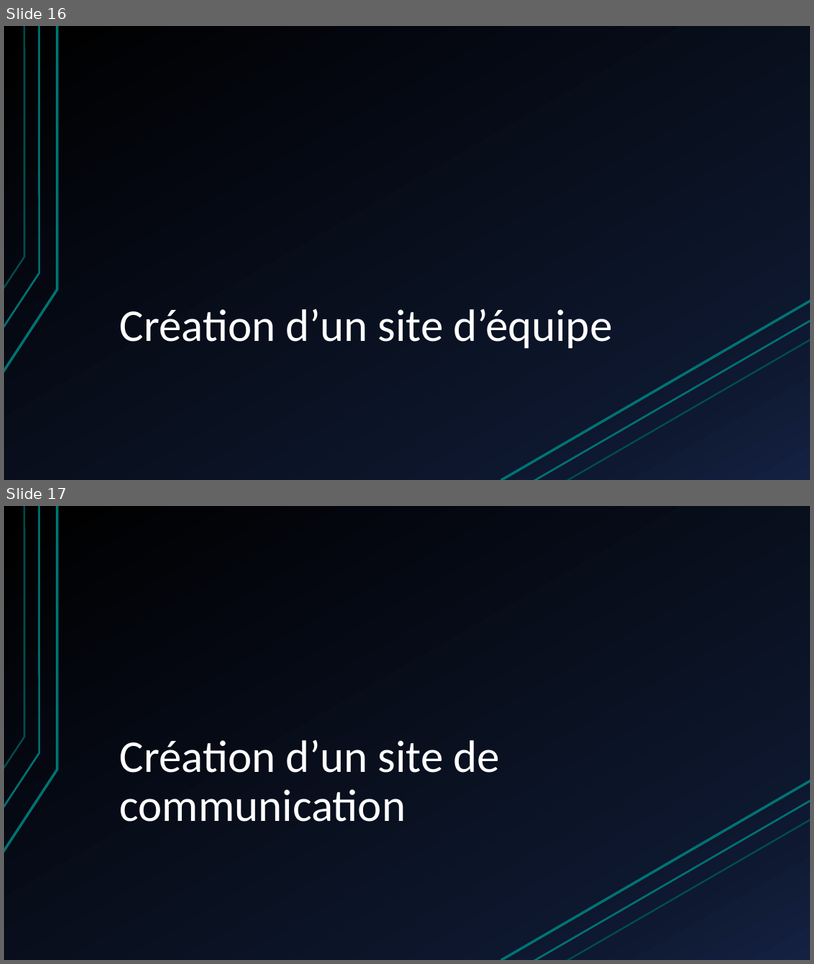
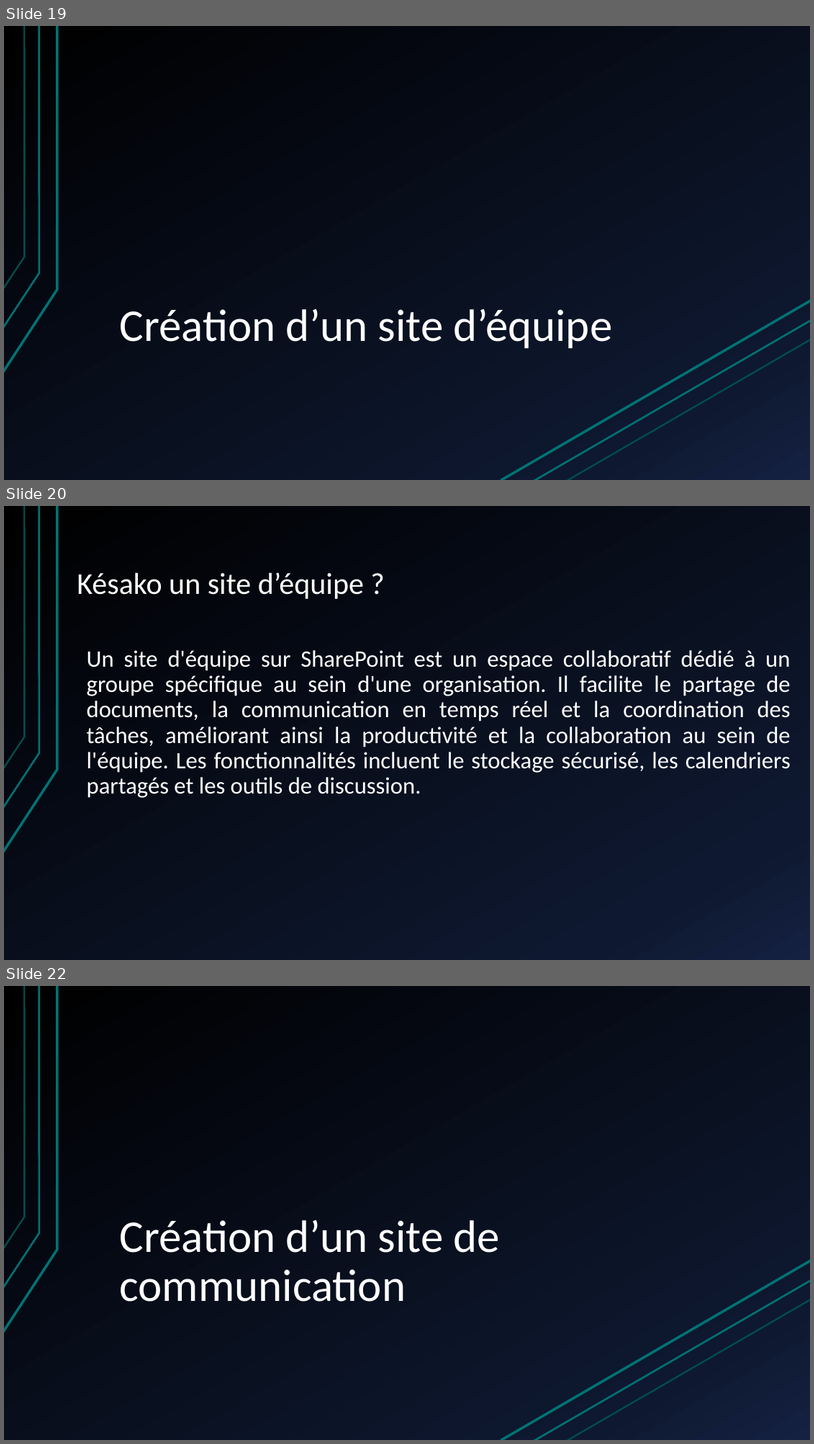
Before and after one commit to JojoTech-IT/Formation, a slide deck: Formation - installation, configuration et sécurisation de sharepoint.pptx. Shown one above the other, each under a label of ours: slides 16 and 17 before the commit, slides 19, 20 and 22 after it; the slides between them are not shown. The pictures are 814x964 and 814x1444 pixels, drawn with LibreOffice and Linux fonts; fonts in the diff are those of the drawing. Boxes give left, top, right and bottom in pixels: in the first picture for what was removed or moved away, otherwise in the second. Text is boxed around its words. In the diff, an @@ line names an element or a change of style, - is before the commit and + after.

Commit message:
ajout procedure install et prsentation sharepoint edit 01/02/2024

```diff
--- a/Formation - installation, configuration et sécurisation de sharepoint.pptx
+++ b/Formation - installation, configuration et sécurisation de sharepoint.pptx
@@ slide 20 added at (4, 506, 810, 960), background gradient #000000 to #0F1931 to #142242; not listed: 3 template elements that a slide beside it also shows @@
@@ title added at (77, 572, 364, 599), 36 pt, text #FFFFFF @@
+Késako un site d’équipe ?
@@ text added at (87, 650, 791, 798), 28 pt, text #FFFFFF @@
+Un site d'équipe sur SharePoint est un espace collaboratif dédié à un groupe spécifique au sein d'une organisation. Il facilite le partage de documents, la communication en temps réel et la coordination des tâches, améliorant ainsi la productivité et la collaboration au sein de l'équipe. Les fonctionnalités incluent le stockage sécurisé, les calendriers partagés et les outils de discussion.
@@ what was slide 16 is now slide 19 @@
@@ what was slide 17 is now slide 22 @@
```
Also in this commit, not shown: 11 slides changed, 11 other slides added, 4 slides removed, 1 other file.
